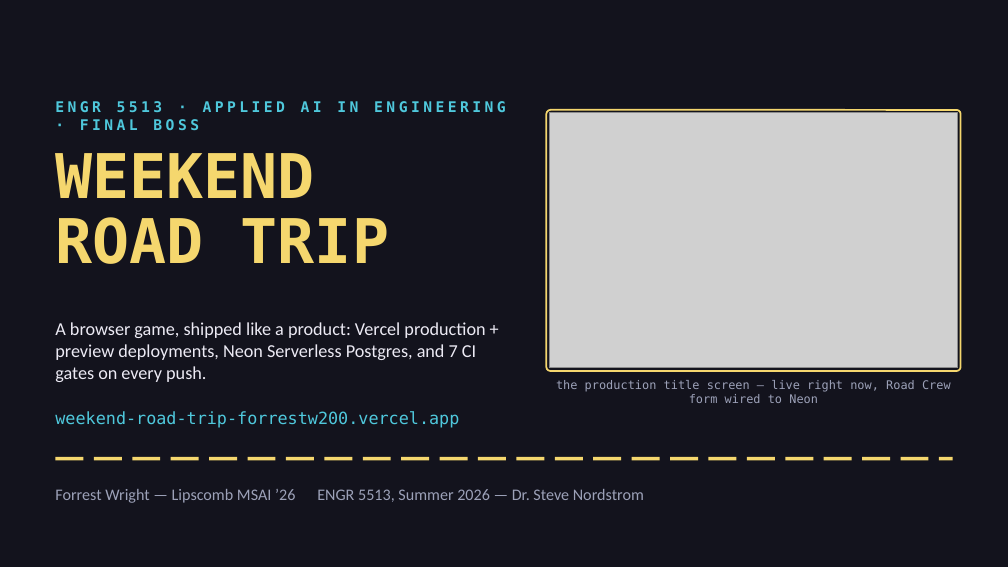
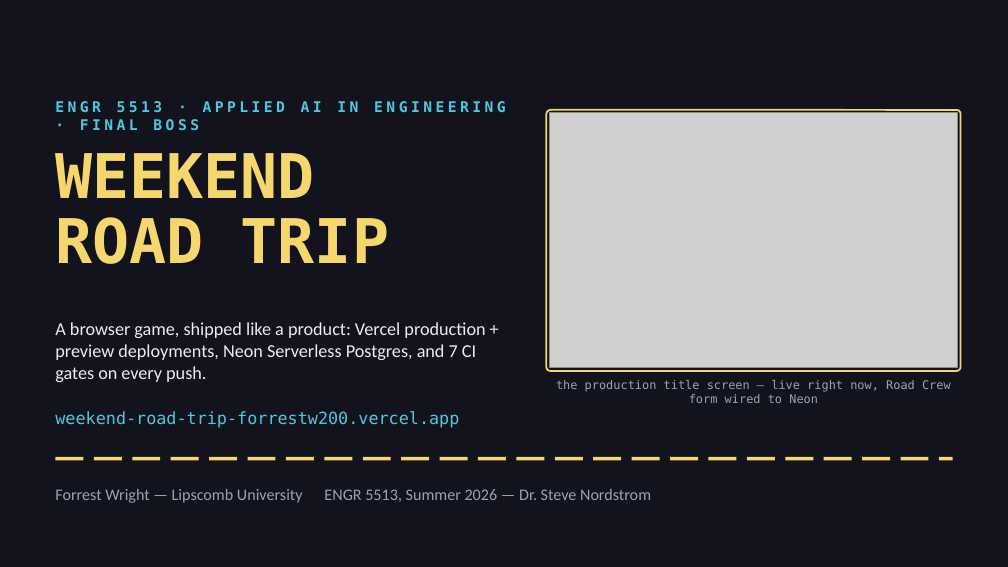
Before and after one commit to fwwright1001-coder/weekend-road-trip, a slide deck: slide 1 of submission-media/ENGR5513-FinalBoss-Presentation.pptx. Drawn at 1008x567 pixels with LibreOffice and Linux fonts; fonts in the diff are those of the drawing; grey boxes stand for pictures. Boxes give left, top, right and bottom in pixels: in the first picture for what was removed or moved away, otherwise in the second. Text is boxed around its words. In the diff, an @@ line names an element or a change of style, - is before the commit and + after.

```diff
--- a/submission-media/ENGR5513-FinalBoss-Presentation.pptx
+++ b/submission-media/ENGR5513-FinalBoss-Presentation.pptx
@@ text at (x1=55, y1=489, x2=651, y2=503): text changed @@
-Forrest Wright — Lipscomb MSAI ’26 ENGR 5513, Summer 2026 — Dr. Steve Nordstrom
+Forrest Wright — Lipscomb University ENGR 5513, Summer 2026 — Dr. Steve Nordstrom
```
Also in this commit, not shown: 1 other slide changed, 10 other files.
